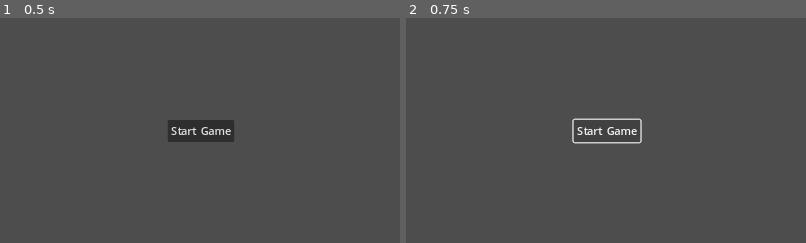
Above: before the commit, frames 1-2 (left to right).
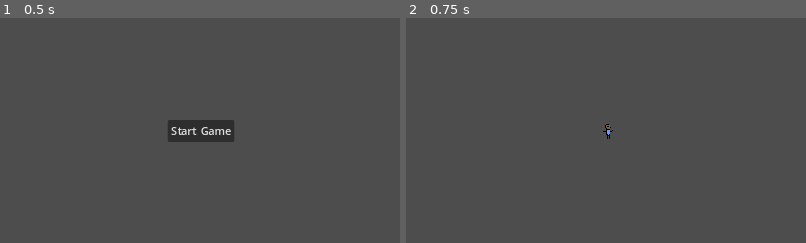
Above: after the commit, the same moments.

Repository: StormLight14/nightfall-mirror
Game: Godot game, scene res://menus/main/main_menu.tscn
Two runs of this game, one before a commit and one after it. Both use one fixed random seed, a clock stepped at 60 frames per second and the inputs below. Before the commit the project has no main scene; this scene is started directly in both runs.
Inputs:
- Up to frame 1 (0.5 s): no input
- Up to frame 2 (0.75 s): click "Start Game" at 0.5 s
The pictures show only the part of the screen within x 25-75%, y 25-75%; the shares and areas given below are measured in that part.

Frame 1 is identical in both runs. In frame 2, 0.7% of the frame differs, in the area x 41-59%, y 44-56%.

Commit message:
set default scene to main menu

Diff:
--- /dev/null
+++ b/menus/main/main_menu.gd
@@ -0,0 +1,4 @@
+extends Control
+
+func _on_start_button_pressed() -> void:
+	get_tree().change_scene_to_file("res://scenes/main/island.tscn")
--- a/menus/main/main_menu.tscn
+++ b/menus/main/main_menu.tscn
@@ -1,4 +1,6 @@
-[gd_scene format=3 uid="uid://brbg1clir5c6b"]
+[gd_scene load_steps=2 format=3 uid="uid://brbg1clir5c6b"]
+
+[ext_resource type="Script" path="res://menus/main/main_menu.gd" id="1_hfpll"]
 
 [node name="MainMenu" type="Control"]
 layout_mode = 3
@@ -7,6 +9,7 @@
 anchor_bottom = 1.0
 grow_horizontal = 2
 grow_vertical = 2
+script = ExtResource("1_hfpll")
 
 [node name="CenterContainer" type="CenterContainer" parent="."]
 layout_mode = 1
@@ -23,3 +26,5 @@
 layout_mode = 2
 text = "Start Game
 "
+
+[connection signal="pressed" from="CenterContainer/VBoxContainer/StartButton" to="." method="_on_start_button_pressed"]
--- a/project.godot
+++ b/project.godot
@@ -11,6 +11,7 @@
 [application]
 
 config/name="Nightfall"
+run/main_scene="res://menus/main/main_menu.tscn"
 config/features=PackedStringArray("4.3", "Forward Plus")
 config/icon="res://icon.svg"
 
--- a/scenes/main/island.tscn
+++ b/scenes/main/island.tscn
@@ -1,3 +1,8 @@
-[gd_scene format=3 uid="uid://cwpbcq6loe2e2"]
+[gd_scene load_steps=2 format=3 uid="uid://cwpbcq6loe2e2"]
+
+[ext_resource type="PackedScene" uid="uid://dnl4avpgx1x7o" path="res://entities/player/player.tscn" id="1_7ld21"]
 
 [node name="Island" type="Node2D"]
+
+[node name="Player" parent="." instance=ExtResource("1_7ld21")]
+position = Vector2(7, 11)
